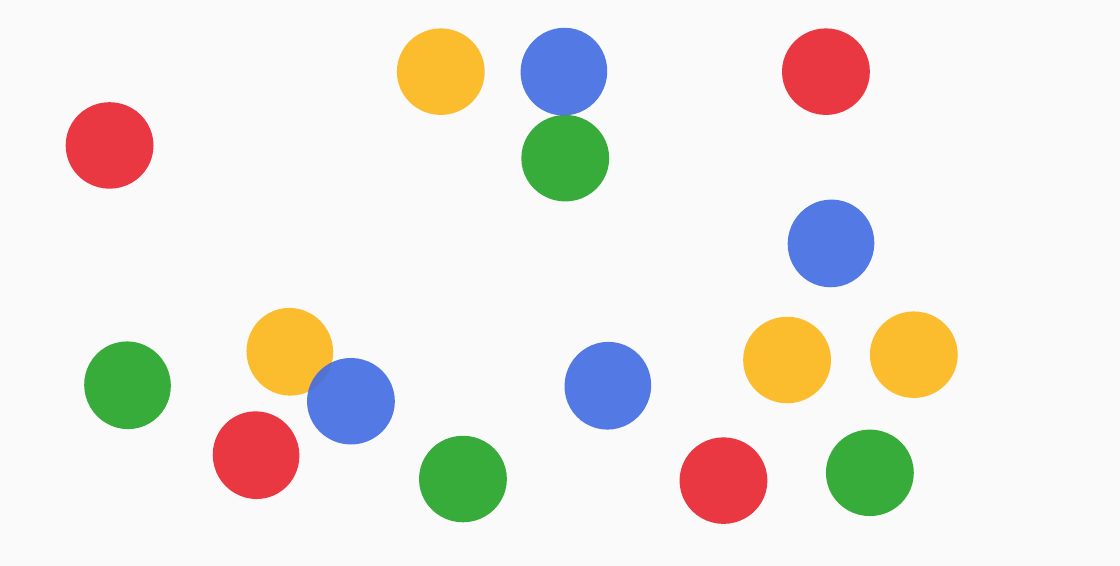
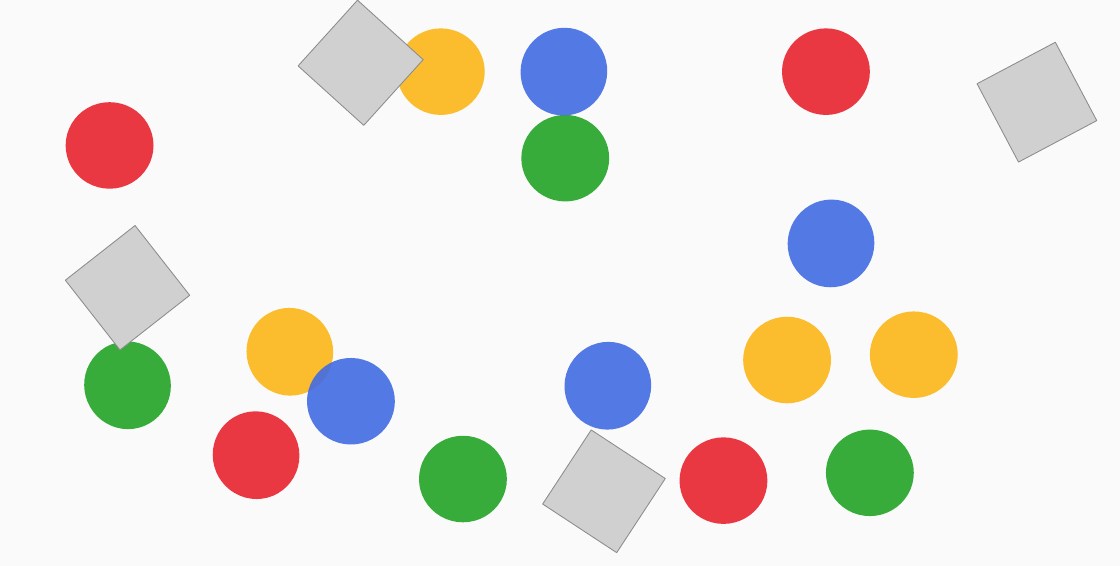
Before and after one commit to PixYel/PixYel_Backend, a slide deck: slide 1 of PixYel_Backend/src/pixyel_backend/userinterface/ressources/login_background.pptx. Drawn at 1120x566 pixels with LibreOffice and Linux fonts; fonts in the diff are those of the drawing; grey boxes stand for pictures. Boxes give left, top, right and bottom in pixels: in the first picture for what was removed or moved away, otherwise in the second. Text is boxed around its words. In the diff, an @@ line names an element or a change of style, - is before the commit and + after.

```diff
--- a/PixYel_Backend/src/pixyel_backend/userinterface/ressources/login_background.pptx
+++ b/PixYel_Backend/src/pixyel_backend/userinterface/ressources/login_background.pptx
@@ picture added at <box>299,0,423,125</box> @@
@@ picture added at <box>978,42,1097,162</box> @@
@@ picture added at <box>65,226,189,350</box> @@
@@ picture added at <box>543,430,665,552</box> @@
```
Also in this commit, not shown: 1 other file.
